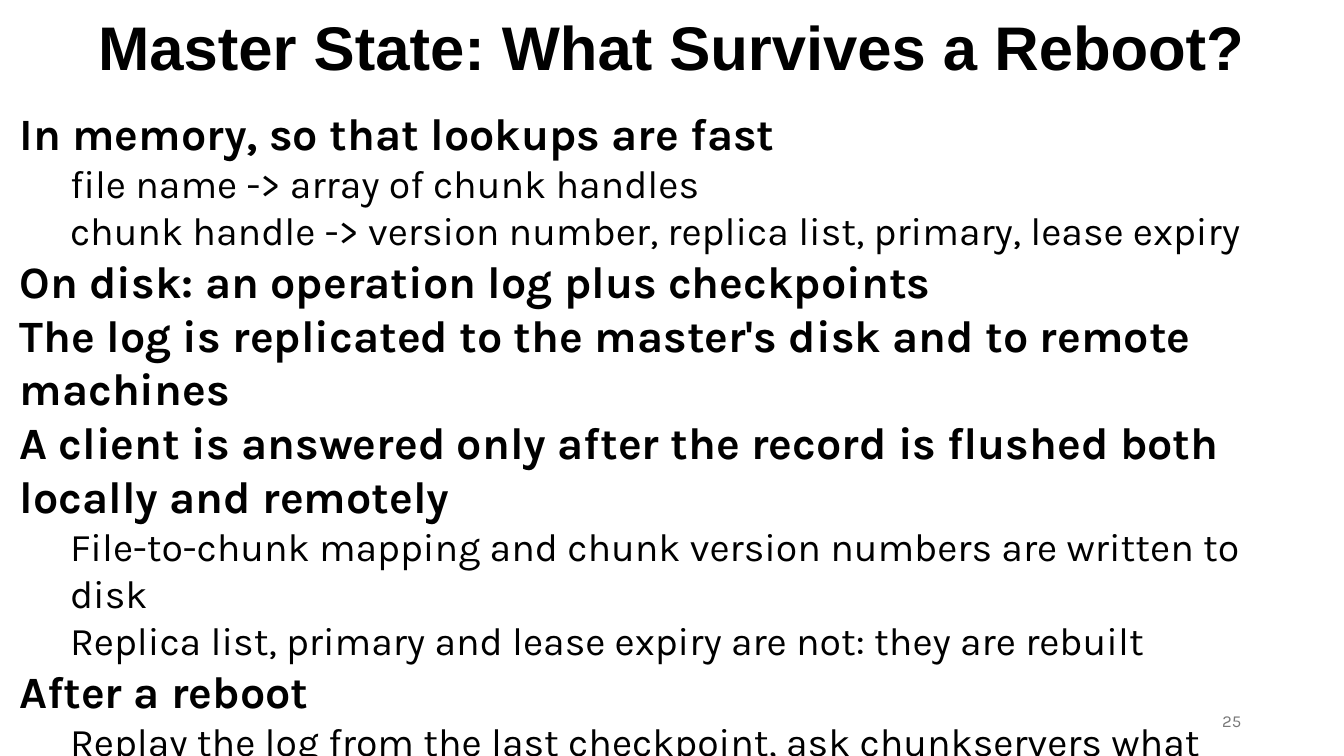
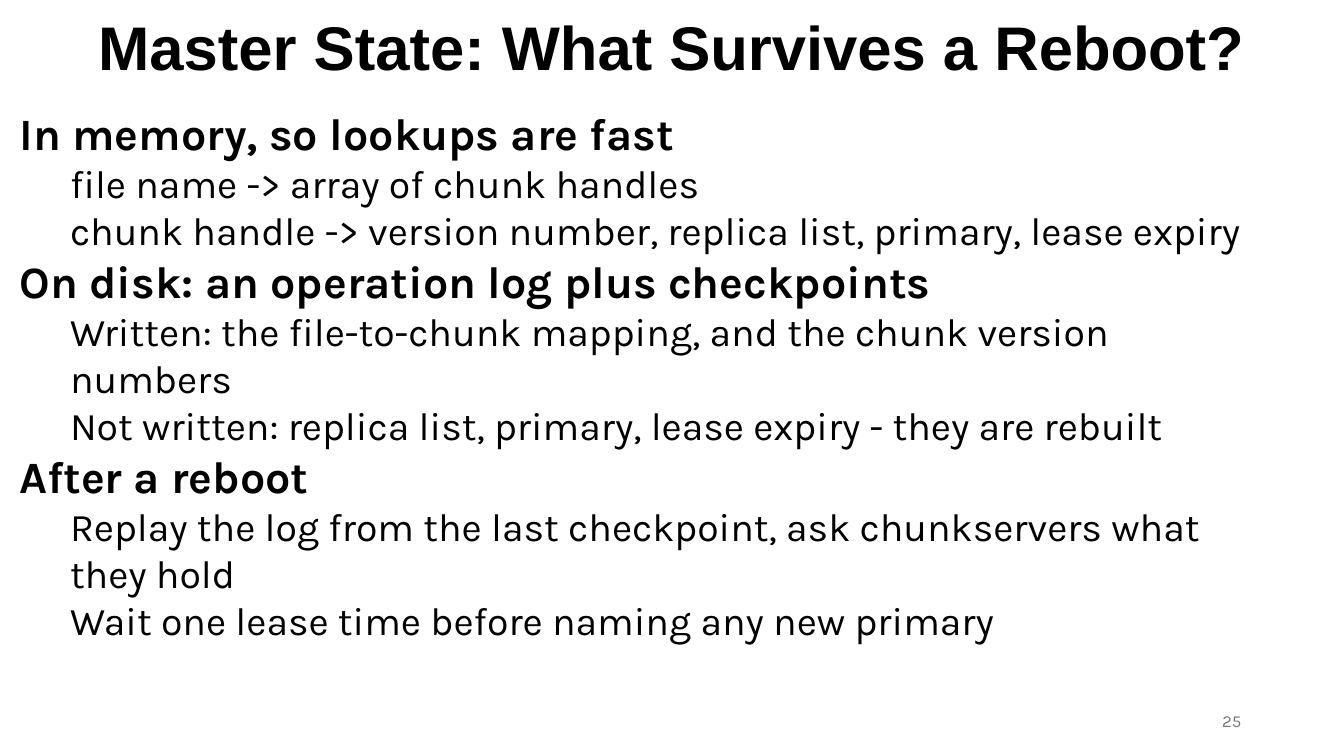
Before and after one commit to ec528/ec528.github.io, a slide deck: slide 25 of slides/fall26/4-gfs.pptx. Drawn at 1344x756 pixels with LibreOffice and Linux fonts; fonts in the diff are those of the drawing. Boxes give left, top, right and bottom in pixels: in the first picture for what was removed or moved away, otherwise in the second. Text is boxed around its words. In the diff, an @@ line names an element or a change of style, - is before the commit and + after.

Commit message:
Expand GFS architecture scripts

```diff
--- a/slides/fall26/4-gfs.pptx
+++ b/slides/fall26/4-gfs.pptx
@@ text at <box>20,119,674,161</box>: text changed @@
-In memory, so that lookups are fast
+In memory, so lookups are fast
@@ text at <box>70,319,1162,450</box>: text changed; size 32 to 28 pt; bold off @@
-The log is replicated to the master's disk and to remote machines
-A client is answered only after the record is flushed both locally and remotely
-File-to-chunk mapping and chunk version numbers are written to disk
-Replica list, primary and lease expiry are not: they are rebuilt
+Written: the file-to-chunk mapping, and the chunk version numbers
+Not written: replica list, primary, lease expiry - they are rebuilt
```
